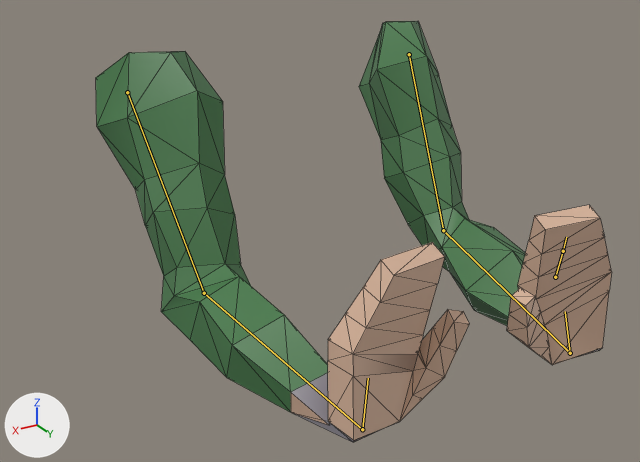
An edit to the glTF model assets/models/player/arms/arms.glb, drawn before and after from the same camera.
Before and after are seen from a 50 mm lens placed at (0.542, 1.006, 0.26), pointed at (0.009, 0.119, -0.183). Lighting does not change. The marker at lower left points along +X, +Y and +Z. The older version comes first. Both versions are drawn at frame 14 of the action 'grabbed_start'; the numbers are the values there. The bones that change are drawn over the model as lines. Mesh edges are drawn as thin lines.

The first picture shows 'PiernaIzquierda'.
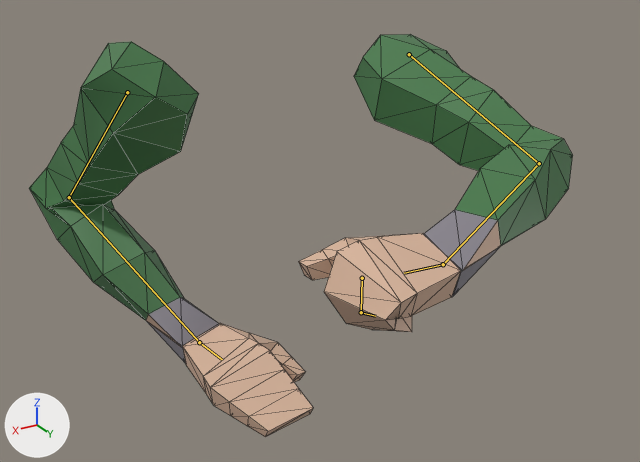
Location of each change, (x1, y1, x2, y2) in pixels of the pictures (640 x 462 px):
'PiernaIzquierda', posed
    before: (96, 21, 612, 442)
    after: (29, 34, 573, 437)
bone 'upper_arm_left', root to tip
    before: (409, 54) to (443, 230)
    after: (409, 54) to (539, 163)
bone 'forearm_left', root to tip
    before: (443, 230) to (570, 353)
    after: (539, 163) to (443, 264)
bone 'hand_left', root to tip
    before: (570, 353) to (565, 311)
    after: (443, 264) to (404, 273)
bone 'f_middle.01.L.001', root to tip
    before: (555, 277) to (563, 251)
    after: (362, 278) to (361, 312)
bone 'f_middle.01.L.002', root to tip
    before: (563, 251) to (566, 237)
    after: (361, 312) to (375, 316)
bone 'upper_arm_right', root to tip
    before: (127, 92) to (204, 293)
    after: (127, 92) to (69, 197)
bone 'forearm_right', root to tip
    before: (204, 293) to (362, 429)
    after: (69, 197) to (199, 342)
bone 'hand_right', root to tip
    before: (362, 429) to (368, 378)
    after: (199, 342) to (222, 359)

The change in detail:
Bone 'upper_arm_left' (bone_upper_arm_left) turns from (43, 25, -7) to (86, 17, 70) degrees about its own x, y and z.
Bone 'forearm_left' (bone_forearm_left) turns from (-22, 28, -32) to (-51, -1, -11) degrees about its own x, y and z.
Bone 'hand_left' (bone_hand_left) turns from (64, -23, 89) to (31, 2, 2) degrees about its own x, y and z.
Bone 'f_middle.01.L.001' (bone_f_middle_01_l_001) turns from (0, 0, 0) to (26, -10, 62) degrees about its own x, y and z.
Bone 'f_middle.01.L.002' (bone_f_middle_01_l_002) turns from (0, 0, 0) to (26, -10, 62) degrees about its own x, y and z.
Bone 'upper_arm_right' (bone_upper_arm_right) turns from (49, -33, -7) to (-52, -43, 36) degrees about its own x, y and z.
Bone 'forearm_right' (bone_forearm_right) turns from (-18, -24, 33) to (-52, 3, 64) degrees about its own x, y and z.
Bone 'hand_right' (bone_hand_right) turns from (55, 20, -93) to (27, -24, -48) degrees about its own x, y and z.
